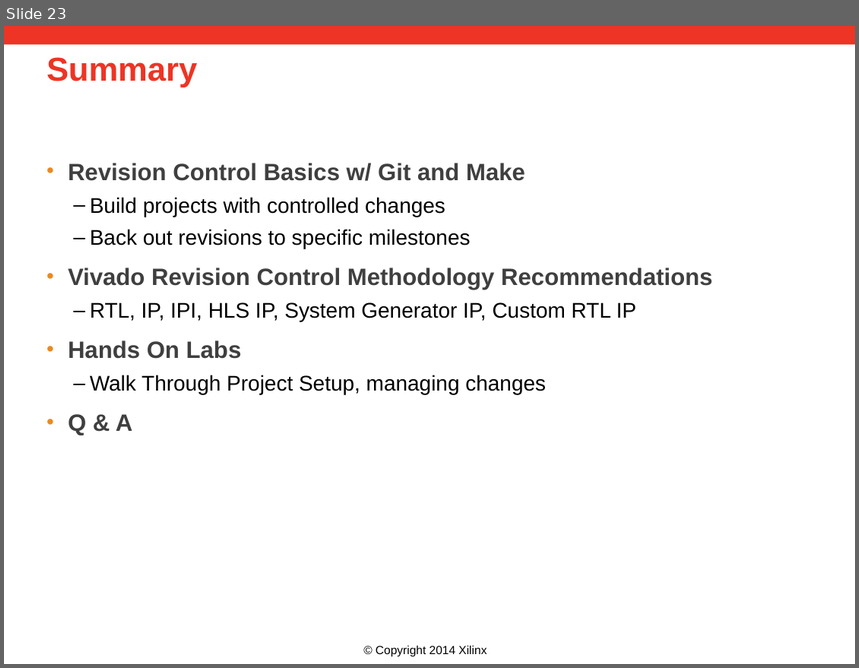
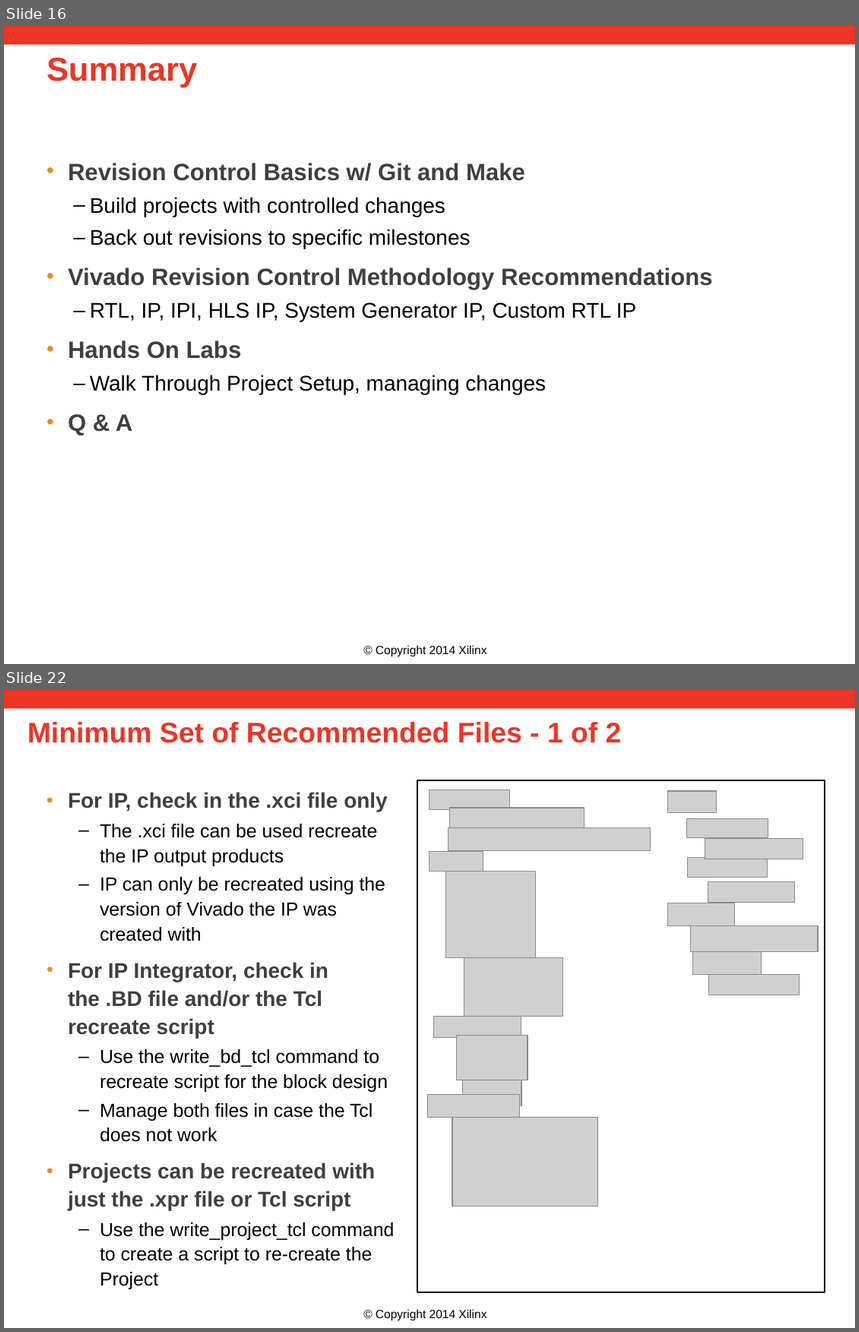
Before and after one commit to Xilinx/revCtrl, a slide deck: doc/versionControl.pptx. Shown one above the other, each under a label of ours: slide 23 before the commit, slides 16 and 22 after it; the slides between them are not shown. The pictures are 859x668 and 859x1332 pixels, drawn with LibreOffice and Linux fonts; fonts in the diff are those of the drawing; grey boxes stand for pictures; background and template pictures are left out. Boxes give left, top, right and bottom in pixels: in the first picture for what was removed or moved away, otherwise in the second. Text is boxed around its words. In the diff, an @@ line names an element or a change of style, - is before the commit and + after.

```diff
--- a/doc/versionControl.pptx
+++ b/doc/versionControl.pptx
@@ slide 22 added at (x1=4, y1=690, x2=855, y2=1328), background #FFFFFF; not listed: 2 template elements that a slide beside it also shows @@
@@ title added at (x1=28, y1=722, x2=622, y2=743), 24 pt, text #EE3424, bold @@
+Minimum Set of Recommended Files - 1 of 2
@@ rectangle added at (x1=417, y1=780, x2=826, y2=1293), outline #000000 1 pt @@
@@ text added at (x1=68, y1=792, x2=394, y2=1265), 16 pt, text #000000 @@
+• For IP, check in the .xci file only
+  – The .xci file can be used recreate the IP output products
+  – IP can only be recreated using the version of Vivado the IP was created with
+• For IP Integrator, check in the .BD file and/or the Tcl recreate script
+  – Use the write_bd_tcl command to recreate script for the block design
+  – Manage both files in case the Tcl does not work
+• Projects can be recreated with just the .xpr file or Tcl script
+  – Use the write_project_tcl command to create a script to re-create the Project
@@ picture added at (x1=429, y1=790, x2=509, y2=809) @@
@@ picture added at (x1=668, y1=791, x2=716, y2=813) @@
@@ picture added at (x1=450, y1=808, x2=584, y2=831) @@
@@ picture added at (x1=686, y1=818, x2=769, y2=838) @@
@@ picture added at (x1=449, y1=828, x2=651, y2=851) @@
@@ picture added at (x1=705, y1=839, x2=804, y2=859) @@
@@ picture added at (x1=429, y1=852, x2=482, y2=872) @@
@@ picture added at (x1=446, y1=872, x2=536, y2=958) @@
@@ picture added at (x1=687, y1=858, x2=767, y2=877) @@
@@ picture added at (x1=708, y1=882, x2=794, y2=902) @@
@@ picture added at (x1=668, y1=903, x2=735, y2=926) @@
@@ picture added at (x1=690, y1=926, x2=818, y2=952) @@
@@ picture added at (x1=465, y1=958, x2=563, y2=1017) @@
@@ picture added at (x1=693, y1=952, x2=762, y2=975) @@
@@ picture added at (x1=709, y1=974, x2=799, y2=995) @@
@@ picture added at (x1=434, y1=1017, x2=521, y2=1038) @@
@@ picture added at (x1=457, y1=1036, x2=528, y2=1081) @@
@@ picture added at (x1=463, y1=1075, x2=522, y2=1106) @@
@@ picture added at (x1=428, y1=1095, x2=520, y2=1118) @@
@@ picture added at (x1=452, y1=1117, x2=598, y2=1206) @@
@@ what was slide 23 is now slide 16 @@
```
Also in this commit, not shown: 2 slides changed, 5 other slides added, 1 other file.
